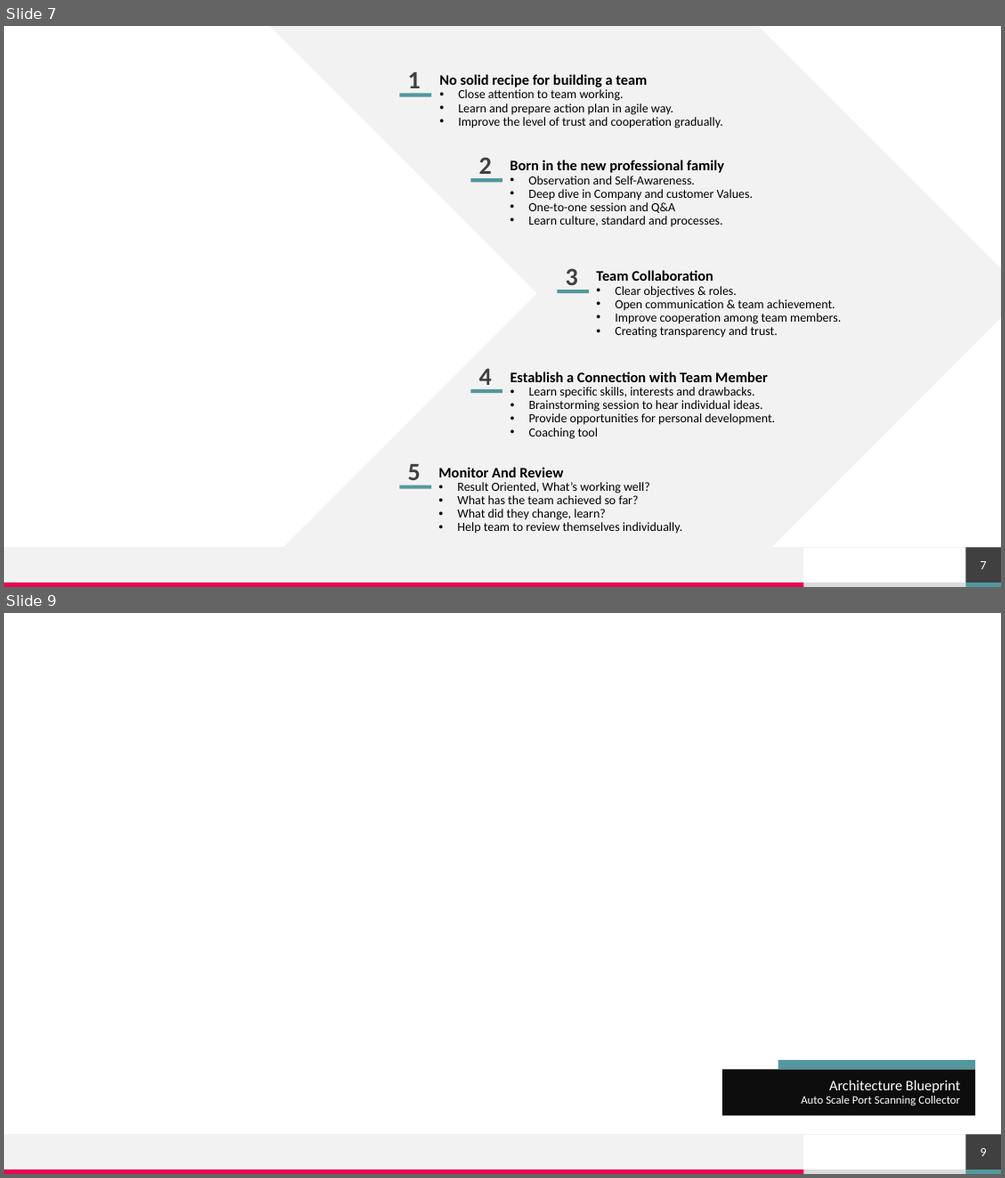
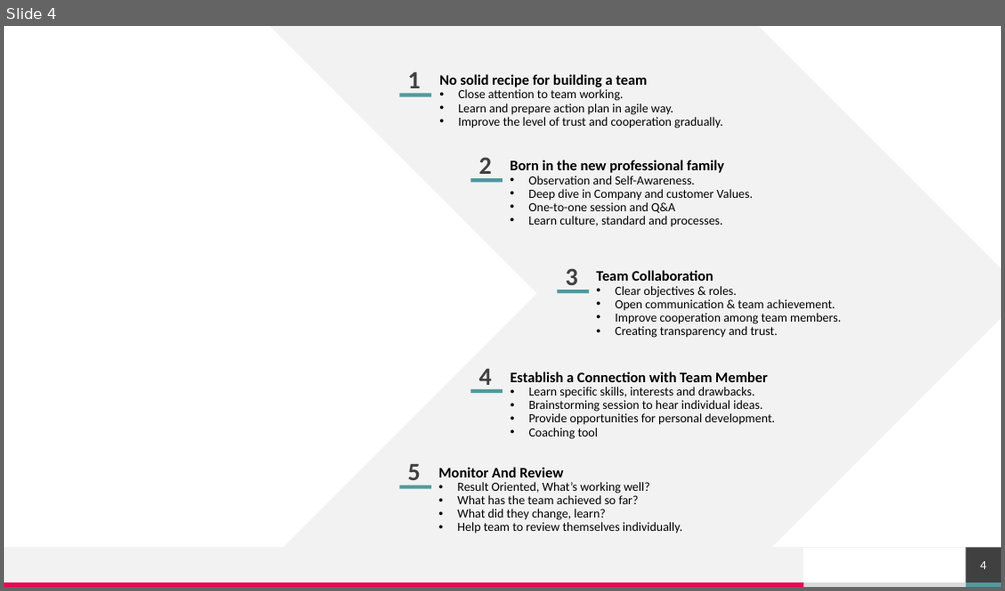
Before and after one commit to shadmehr/EmptyPython, a slide deck: Final - How to build a team.pptx. Shown one above the other, each under a label of ours: slides 7 and 9 before the commit, slide 4 after it; the slides between them are not shown. The pictures are 1005x1178 and 1005x591 pixels, drawn with LibreOffice and Linux fonts; fonts in the diff are those of the drawing; background and template pictures are left out. Boxes give left, top, right and bottom in pixels: in the first picture for what was removed or moved away, otherwise in the second. Text is boxed around its words. In the diff, an @@ line names an element or a change of style, - is before the commit and + after.

```diff
--- a/Final - How to build a team.pptx
+++ b/Final - How to build a team.pptx
@@ slide 9 removed at box(4, 613, 1001, 1174), background picture (left out); not listed: 5 template elements that a slide beside it also shows @@
@@ rectangle removed at box(778, 1060, 975, 1070) @@
@@ text removed at box(722, 1070, 975, 1116) @@
-Architecture Blueprint
-Auto Scale Port Scanning Collector
@@ page number removed at box(966, 1135, 1001, 1169) @@
-9
@@ what was slide 7 is now slide 4 @@
@@ page number at box(980, 561, 987, 569): text changed @@
-7
+4
```
Also in this commit, not shown: 2 slides changed, 3 other slides removed.
